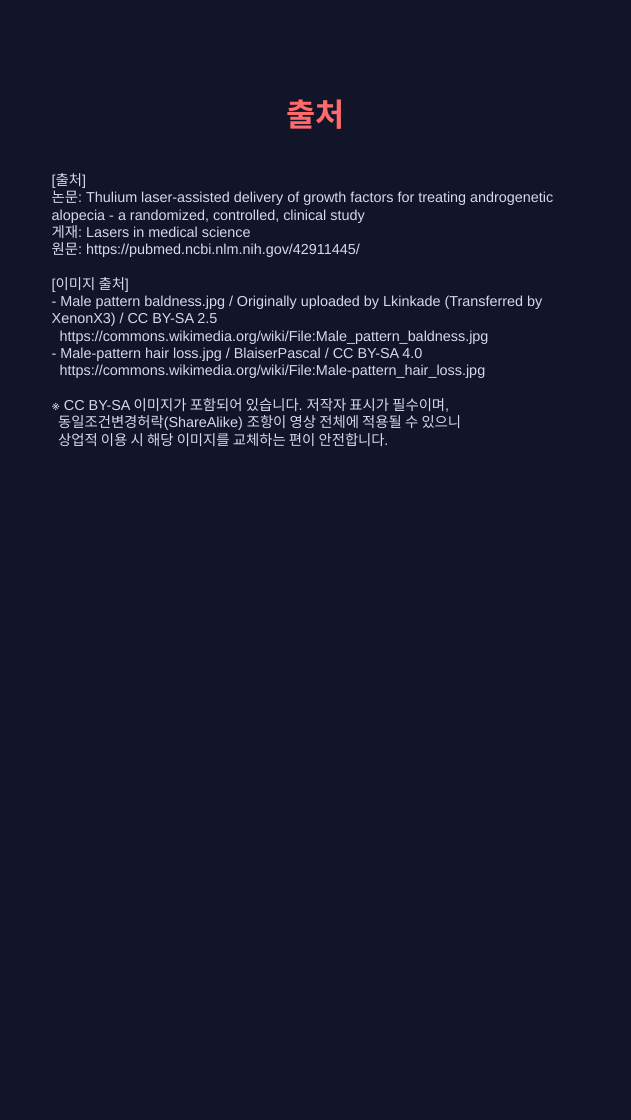
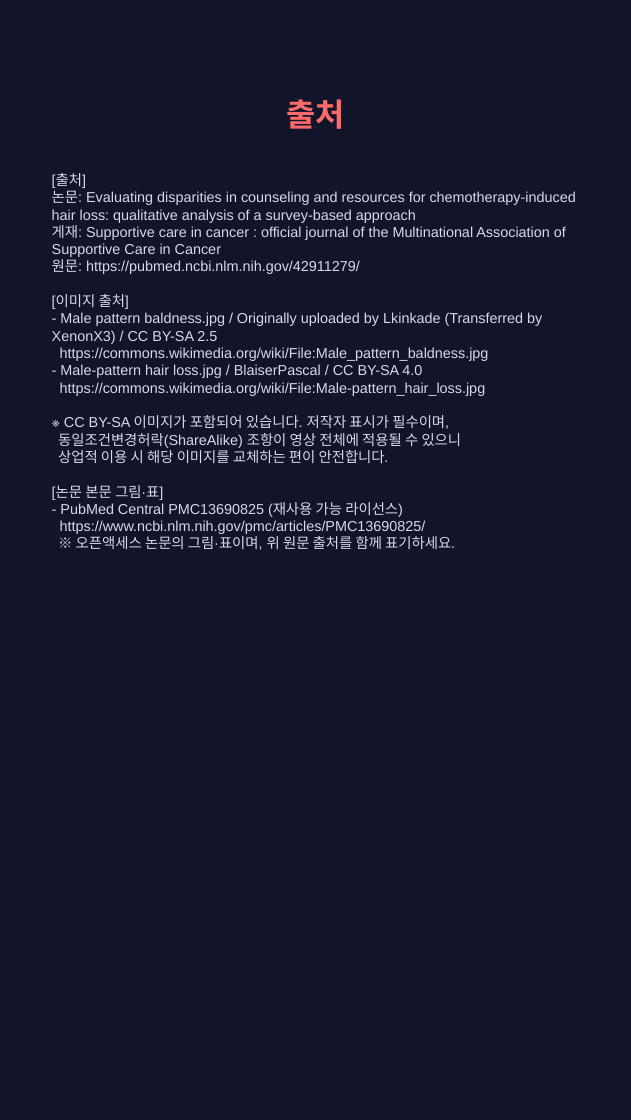
Before and after one commit to hyokang2010-BJ-ANTH/product-builder-test, a slide deck: slide 10 of pwa/data/latest/slides.pptx (slide 9 before the commit). Drawn at 631x1120 pixels with LibreOffice and Linux fonts; fonts in the diff are those of the drawing. Boxes give left, top, right and bottom in pixels: in the first picture for what was removed or moved away, otherwise in the second. Text is boxed around its words. In the diff, an @@ line names an element or a change of style, - is before the commit and + after.

```diff
--- a/pwa/data/latest/slides.pptx
+++ b/pwa/data/latest/slides.pptx
@@ text at (52,173,576,550): text changed @@
-[출처]
-논문: Thulium laser-assisted delivery of growth factors for treating androgenetic alopecia - a randomized, controlled, clinical study
-게재: Lasers in medical science
-원문: https://pubmed.ncbi.nlm.nih.gov/42911445/
-[이미지 출처]
-- Male pattern baldness.jpg / Originally uploaded by Lkinkade (Transferred by XenonX3) / CC BY-SA 2.5
-https://commons.wikimedia.org/wiki/File:Male_pattern_baldness.jpg
-- Male-pattern hair loss.jpg / BlaiserPascal / CC BY-SA 4.0
-https://commons.wikimedia.org/wiki/File:Male-pattern_hair_loss.jpg
-※ CC BY-SA 이미지가 포함되어 있습니다. 저작자 표시가 필수이며,
-동일조건변경허락(ShareAlike) 조항이 영상 전체에 적용될 수 있으니
-상업적 이용 시 해당 이미지를 교체하는 편이 안전합니다.
+[출처]
+논문: Evaluating disparities in counseling and resources for chemotherapy-induced hair loss: qualitative analysis of a survey-based approach
+게재: Supportive care in cancer : official journal of the Multinational Association of Supportive Care in Cancer
+원문: https://pubmed.ncbi.nlm.nih.gov/42911279/
+[이미지 출처]
+- Male pattern baldness.jpg / Originally uploaded by Lkinkade (Transferred by XenonX3) / CC BY-SA 2.5
+https://commons.wikimedia.org/wiki/File:Male_pattern_baldness.jpg
+- Male-pattern hair loss.jpg / BlaiserPascal / CC BY-SA 4.0
+https://commons.wikimedia.org/wiki/File:Male-pattern_hair_loss.jpg
+※ CC BY-SA 이미지가 포함되어 있습니다. 저작자 표시가 필수이며,
+동일조건변경허락(ShareAlike) 조항이 영상 전체에 적용될 수 있으니
+상업적 이용 시 해당 이미지를 교체하는 편이 안전합니다.
+[논문 본문 그림·표]
+- PubMed Central PMC13690825 (재사용 가능 라이선스)
+https://www.ncbi.nlm.nih.gov/pmc/articles/PMC13690825/
+※ 오픈액세스 논문의 그림·표이며, 위 원문 출처를 함께 표기하세요.
```
Also in this commit, not shown: 2 other slides changed, 5 slides added, 4 slides removed, 26 other files.
